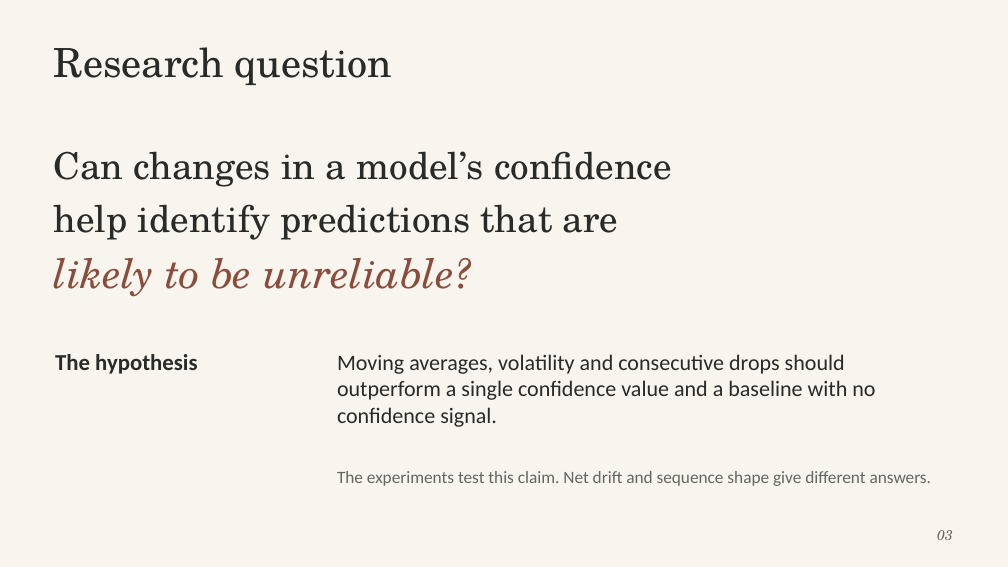
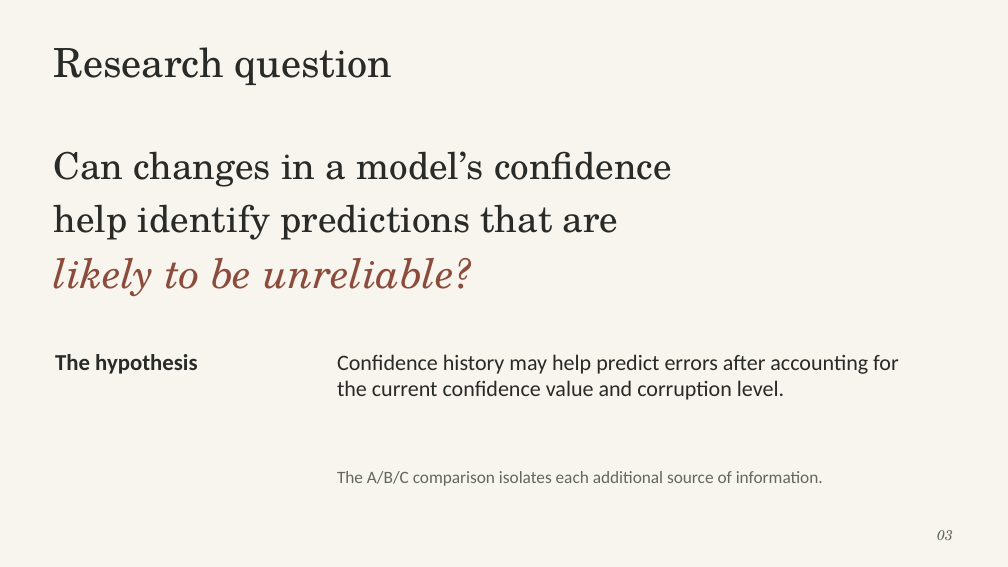
Before and after one commit to ahansardar/ai-confidence-drift, a slide deck: slide 3 of reports/presentation/AI_Confidence_Drift_Presentation.pptx. Drawn at 1008x567 pixels with LibreOffice and Linux fonts; fonts in the diff are those of the drawing. Boxes give left, top, right and bottom in pixels: in the first picture for what was removed or moved away, otherwise in the second. Text is boxed around its words. In the diff, an @@ line names an element or a change of style, - is before the commit and + after.

Commit message:
Correct confidence-drift evaluation and align report and slides

```diff
--- a/reports/presentation/AI_Confidence_Drift_Presentation.pptx
+++ b/reports/presentation/AI_Confidence_Drift_Presentation.pptx
@@ text at (337,354,899,400): text changed @@
-Moving averages, volatility and consecutive drops should outperform a single confidence value and a baseline with no confidence signal.
+Confidence history may help predict errors after accounting for the current confidence value and corruption level.
@@ text at (337,471,823,486): text changed @@
-The experiments test this claim. Net drift and sequence shape give different answers.
+The A/B/C comparison isolates each additional source of information.
```
Also in this commit, not shown: 8 other slides changed, 22 other files.
